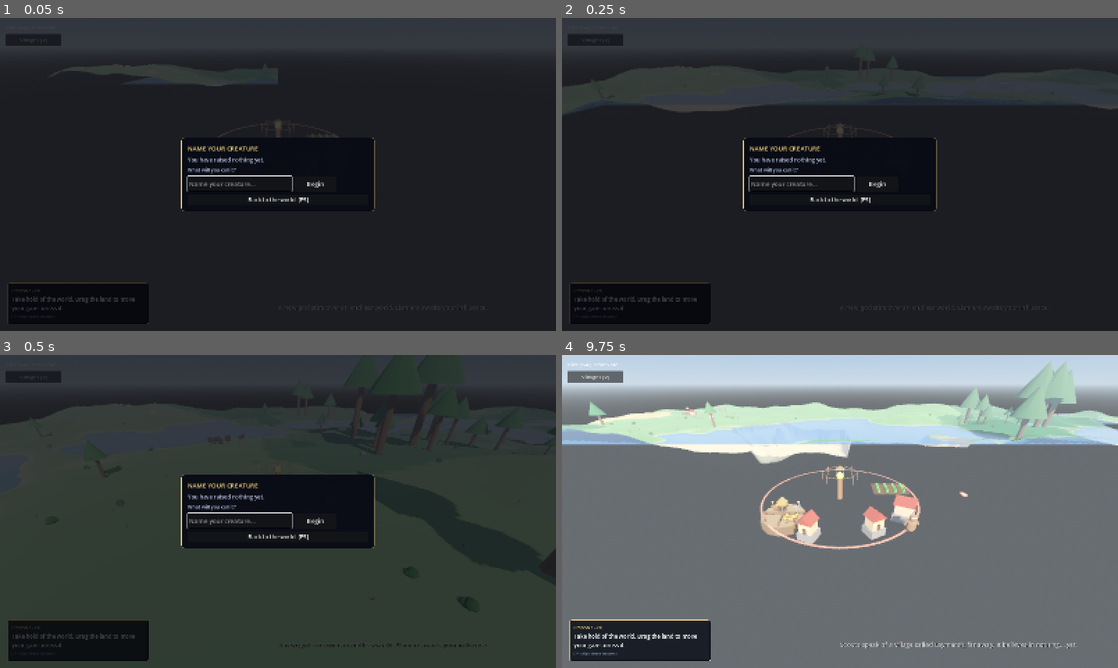
Above: before the commit, frames 1-4 (two rows, left to right).
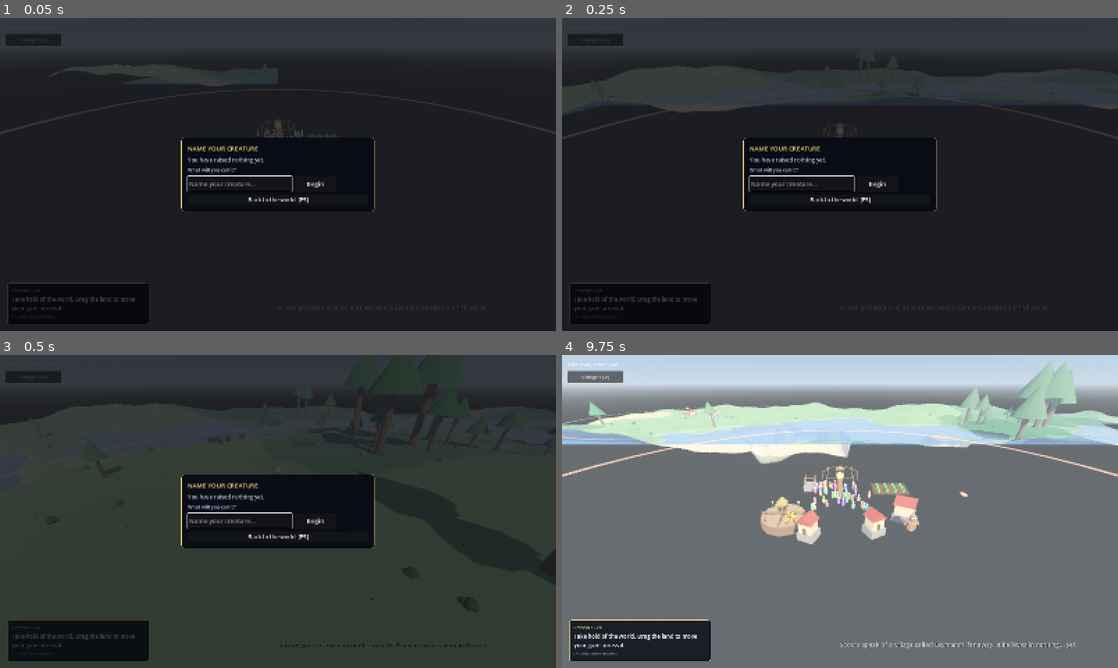
Above: after the commit, the same moments.

Repository: tjloman/tjloman
Game: Godot game, scene res://scenes/main.tscn
Same seed, same stepped clock (60 frames per second), same inputs: the game is played once before the commit and once after it.
Inputs (mouse positions are in pixels of both pictures, inside the frame that each line leads up to):
- Up to frame 1 (0.05 s): no input
- Up to frame 2 (0.25 s): no input
- Up to frame 3 (0.5 s): no input
- Up to frame 4 (9.75 s): click "Begin" at 0.5 s; click "Begin" at 1.25 s; click "Villages [V]" at 2 s; click "Back to the world [F5]" at 2.75 s; tap Enter at 3.5, 5.75, 9.5 s; move the mouse to (962, 495) at 3.52 s; hold Right 3.53-4.25 s; hold S (cam_back) 3.53-4.25 s; click (962, 495) at 3.67 s; drag from (728, 527) to (812, 574) at 4.27 s; tap Space at 5, 8 s; move the mouse to (895, 442) at 5.02 s; hold Right 5.03-5.75 s; hold A (cam_left) 5.03-5.75 s; drag from (812, 574) to (673, 464) at 5.77 s; move the mouse to (1006, 558) at 6.52 s; hold Left 6.53-7.25 s; hold Q (cam_rotate_left) 6.53-7.25 s; drag from (673, 464) to (756, 433) at 7.27 s; move the mouse to (867, 511) at 8.02 s; hold Down 8.03-8.75 s; hold 4 (diet_cannibal) 8.03-8.75 s; click (867, 511) at 8.17 s; drag from (756, 433) to (728, 527) at 8.77 s; move the mouse to (962, 495) at 9.52 s; hold Up from 9.53 s (still down); hold 2 (diet_omnivore) from 9.53 s (still down)

The runs differ from the first frame. In frame 1, 0.3% of the frame differs, in the area x 0-100%, y 22-39%; in frame 2, 0.2%; in frame 3, less than 0.1%; in frame 4, 1.8%, in the area x 0-100%, y 17-63%.
Error before the commit: Parse Error: Identifier "delta" not declared in the current scope. (res://scripts/villager/villager.gd:833)

Commit message:
Fix the load failure, and teach the checker to see it
Three blocks of the villager state machine had been pasted into three
`match state:` blocks that return strings — `_anim_state`, `_status_word`
and `_status_text` — bringing fifty-four uses of a `delta` none of those
functions is handed. The four quiet deeds lifted out of Creature into
CreatureLeisure had kept eight bare members behind them (`energy`,
`rotation`, `_body`, `_cheer_time`, `_last_deed`, `body`, `mood`), which
mean nothing in a static function with no `self`, plus a `GameState` that
a sweep had mangled and two `villager.who.global_position` where a
Villager simply has its own position.

None of this is a syntax error, so gdparse accepted every line of it and
the game would not load. That is the part worth fixing properly:

  * check_undeclared_names flags a bare lowercase name that nothing in
    scope provides, in the two places where scope is CLOSED and can be
    known exactly — every `static func`, and every function of a class
    extending RefCounted or Object. Node instance methods are left alone
    rather than guessed at, because a rule that cries wolf gets ignored.
  * and one rule that runs everywhere: `delta` used by a function that
    was never handed it. Nothing in Godot has a `delta` property, so
    this is always the same mistake — a block of a `_process` moved
    somewhere that has no frame time.

Checked against the real breakage: the second rule reports exactly the
fifty-four lines Godot reported, and the first reports all eight of the
orphaned members.

Co-Authored-By: Claude Opus 5 <noreply@anthropic.com>
Claude-Session: https://claude.ai/code/session_01NqBKfyc5c6bViy6kUi2S7P

Diff:
--- a/scripts/creature/creature_leisure.gd
+++ b/scripts/creature/creature_leisure.gd
@@ -20,7 +20,7 @@
 		return
 	who._apply_gravity_only(delta)
 	who._action_time -= delta
-	who.energy = minf(energy + 1.4 * delta, 100.0)
+	who.energy = minf(who.energy + 1.4 * delta, 100.0)
 	who.body.idle(delta)
 	# It turns its head to whatever is nearby. This is where its opinions of
 	# ordinary things quietly form.
@@ -30,9 +30,9 @@
 		CreatureWatching.observe(who)
 		var about := who._things_around(20.0)
 		if not about.is_empty():
-			who._face(about[randi() % about.size()].who.global_position)
+			who._face(about[randi() % about.size()].global_position)
 	if who._action_time <= 0.0:
-		_last_deed = "lounge"
+		who._last_deed = "lounge"
 		who._finish_choice(0.5 + who.boredom / 300.0)
 
 
@@ -42,11 +42,11 @@
 static func dance(who: Creature, delta: float) -> void:
 	who._apply_gravity_only(delta)
 	who._action_time -= delta
-	rotation.y += delta * 2.4
-	_body.scale.y = 1.0 + sin(Time.get_ticks_msec() / 120.0) * 0.12
-	_cheer_time -= delta
-	if _cheer_time <= 0.0:
-		_cheer_time = 1.0
+	who.rotation.y += delta * 2.4
+	who._body.scale.y = 1.0 + sin(Time.get_ticks_msec() / 120.0) * 0.12
+	who._cheer_time -= delta
+	if who._cheer_time <= 0.0:
+		who._cheer_time = 1.0
 		who._cheer_nearby(18.0, 1.2)
 		var village := CreatureEyes.home_village(who.get_tree())
 		if village != null:
@@ -57,10 +57,10 @@
 			if who._audience(18.0) > 0:
 				village.change_belief(0.35)
 	if who._action_time <= 0.0:
-		_body.scale.y = 1.0
-		body.exert(0.8, 0.4)
+		who._body.scale.y = 1.0
+		who.body.exert(0.8, 0.4)
 		who.boredom = maxf(who.boredom - 30.0, 0.0)
-		_last_deed = "dance"
+		who._last_deed = "dance"
 		# The bigger the crowd, the better it felt. Nobody watching is a
 		# lesson too — it may well decide dancing is not worth the effort.
 		who._finish_choice(0.4 + who._audience(18.0) * 0.35)
@@ -75,7 +75,7 @@
 	var faithful := 0
 	for v in who.get_tree().get_nodes_in_group("villagers"):
 		var villager := v as Villager
-		if not is_instance_valid(villager) or villager.who.global_position \
+		if not is_instance_valid(villager) or villager.global_position \
 				.distance_to(who.global_position) > 22.0:
 			continue
 		if villager.is_worshipping():
@@ -84,12 +84,12 @@
 	if village != null:
 		village.hive.invite("pray", who, who.global_position, 0.9)
 	if faithful > 0:
-		GameCreature.State.add_prayer_power(faithful * 1.6 * delta)
+		GameState.add_prayer_power(faithful * 1.6 * delta)
 		if village != null:
 			village.change_belief(0.22 * delta * faithful)
 	if who._action_time <= 0.0:
-		who.mood = minf(mood + 6.0, 100.0)
-		_last_deed = "pray"
+		who.mood = minf(who.mood + 6.0, 100.0)
+		who._last_deed = "pray"
 		who._finish_choice(0.5 + faithful * 0.4)
 
 
@@ -127,16 +127,16 @@
 	if audience > 0:
 		village.change_belief(0.3 * delta * minf(audience, 6))
 		village.notice(0.4 * delta)
-		_cheer_time -= delta
-		if _cheer_time <= 0.0:
-			_cheer_time = 2.0
+		who._cheer_time -= delta
+		if who._cheer_time <= 0.0:
+			who._cheer_time = 2.0
 			for v in who.get_tree().get_nodes_in_group("villagers"):
 				var villager := v as Villager
-				if is_instance_valid(villager) and villager.who.global_position \
+				if is_instance_valid(villager) and villager.global_position \
 						.distance_to(who.global_position) < 20.0:
 					villager.attend(who.global_position)
 	if who._action_time <= 0.0:
-		_last_deed = "commune"
+		who._last_deed = "commune"
 		who._finish_choice(0.4 + audience * 0.3)
 
 
--- a/scripts/villager/villager.gd
+++ b/scripts/villager/villager.gd
@@ -829,85 +829,8 @@
 		State.DYING: return "dying"
 		State.FALLING: return "fall"
 		State.HAULING: return "carry"
-		State.GO_BUILD_NEST:
-			if _move_toward(_shop_spot, WALK_SPEED * _speed_factor(), delta):
-				_dismount()
-				state = State.BUILDING_NEST
-				_action_time = 26.0
-		State.BUILDING_NEST:
-			_apply_gravity_only(delta)
-			_action_time -= delta
-			_work_noise("hammer", 0.8, delta)
-			if _action_time <= 0.0:
-				CreatureNest.raise_at(village, _shop_spot,
-					get_tree().get_first_node_in_group("creature") as Creature)
-				_shop_spot = Vector3.INF
-				_decide()
-		State.GO_CIRCLE:
-			if village.nest == null or not is_instance_valid(village.nest):
-				_decide()
-			elif _move_toward(_target, WALK_SPEED * _speed_factor(), delta):
-				state = State.CIRCLING
-				_action_time = randf_range(25.0, 50.0)
-		State.CIRCLING:
-			_apply_gravity_only(delta)
-			# Round the fire, facing it. The chant is the village's own noise,
-			# and the prayer it raises is counted by the nest, not by each dancer
-			# — a circle is worth more than the people in it added up.
-			if village.nest != null and is_instance_valid(village.nest):
-				# Round the fire, and facing it. The circle actually turns —
-				# a ring of people standing still is a queue, not a dance.
-				var mid := village.nest.global_position
-				var out := global_position - mid
-				out.y = 0.0
-				global_position = mid + out.rotated(Vector3.UP, delta * 0.45) \
-					+ Vector3(0, global_position.y - mid.y, 0)
-				look_at(Vector3(mid.x, global_position.y, mid.z), Vector3.UP)
-				_work_noise("chant", 0.5, delta)
-			_action_time -= delta
-			if _action_time <= 0.0 or not GameState.is_night():
-				_decide()
-		State.GO_BUILD_SHOP:
-			if _move_toward(_shop_spot, WALK_SPEED * _speed_factor(), delta):
-				_dismount()
-				state = State.BUILDING_SHOP
-				_action_time = 18.0
-		State.BUILDING_SHOP:
-			_apply_gravity_only(delta)
-			_action_time -= delta
-			_work_noise("hammer", 0.8, delta)
-			if _action_time <= 0.0:
-				village.spawn_workshop_at(_shop_kind, _shop_spot)
-				_shop_spot = Vector3.INF
-				_shop_kind = ""
-				_decide()
-		State.GO_WORK:
-			if workshop == null or not is_instance_valid(workshop):
-				workshop = null
-				_decide()
-			elif _move_toward(workshop.post(), WALK_SPEED * _speed_factor(), delta):
-				_dismount()
-				state = State.WORKING
-				_shift_left = Workshop.SHIFT
-				# A STINT, not a life sentence. Long enough to be somewhere and
-				# be seen there, short enough that the town reshuffles as its
-				# needs change rather than posting people for good.
-				_action_time = randf_range(40.0, 70.0)
-		State.WORKING:
-			_apply_gravity_only(delta)
-			if workshop == null or not is_instance_valid(workshop):
-				workshop = null
-				_decide()
-			else:
-				_work_noise("hammer", 0.35, delta)
-				_shift_left -= delta
-				if _shift_left <= 0.0:
-					_shift_left = Workshop.SHIFT
-					workshop.work_shift()
-				_action_time -= delta
-				if _action_time <= 0.0:
-					workshop = null
-					_decide()
+		State.CIRCLING: return "play"
+		State.BUILDING_NEST, State.BUILDING_SHOP, State.WORKING: return "work"
 		State.GO_ARM: return "run"
 		State.FIGHT: return "attack"
 		State.HELD: return "idle"
@@ -2293,85 +2216,10 @@
 		State.GO_BUILD_EDUBBA, State.BUILDING_EDUBBA: return "raising the Edubba"
 		State.GO_FISH, State.FISHING: return "fishing"
 		State.HAULING: return "hauling to the storehouse"
-		State.GO_BUILD_NEST:
-			if _move_toward(_shop_spot, WALK_SPEED * _speed_factor(), delta):
-				_dismount()
-				state = State.BUILDING_NEST
-				_action_time = 26.0
-		State.BUILDING_NEST:
-			_apply_gravity_only(delta)
-			_action_time -= delta
-			_work_noise("hammer", 0.8, delta)
-			if _action_time <= 0.0:
-				CreatureNest.raise_at(village, _shop_spot,
-					get_tree().get_first_node_in_group("creature") as Creature)
-				_shop_spot = Vector3.INF
-				_decide()
-		State.GO_CIRCLE:
-			if village.nest == null or not is_instance_valid(village.nest):
-				_decide()
-			elif _move_toward(_target, WALK_SPEED * _speed_factor(), delta):
-				state = State.CIRCLING
-				_action_time = randf_range(25.0, 50.0)
-		State.CIRCLING:
-			_apply_gravity_only(delta)
-			# Round the fire, facing it. The chant is the village's own noise,
-			# and the prayer it raises is counted by the nest, not by each dancer
-			# — a circle is worth more than the people in it added up.
-			if village.nest != null and is_instance_valid(village.nest):
-				# Round the fire, and facing it. The circle actually turns —
-				# a ring of people standing still is a queue, not a dance.
-				var mid := village.nest.global_position
-				var out := global_position - mid
-				out.y = 0.0
-				global_position = mid + out.rotated(Vector3.UP, delta * 0.45) \
-					+ Vector3(0, global_position.y - mid.y, 0)
-				look_at(Vector3(mid.x, global_position.y, mid.z), Vector3.UP)
-				_work_noise("chant", 0.5, delta)
-			_action_time -= delta
-			if _action_time <= 0.0 or not GameState.is_night():
-				_decide()
-		State.GO_BUILD_SHOP:
-			if _move_toward(_shop_spot, WALK_SPEED * _speed_factor(), delta):
-				_dismount()
-				state = State.BUILDING_SHOP
-				_action_time = 18.0
-		State.BUILDING_SHOP:
-			_apply_gravity_only(delta)
-			_action_time -= delta
-			_work_noise("hammer", 0.8, delta)
-			if _action_time <= 0.0:
-				village.spawn_workshop_at(_shop_kind, _shop_spot)
-				_shop_spot = Vector3.INF
-				_shop_kind = ""
-				_decide()
-		State.GO_WORK:
-			if workshop == null or not is_instance_valid(workshop):
-				workshop = null
-				_decide()
-			elif _move_toward(workshop.post(), WALK_SPEED * _speed_factor(), delta):
-				_dismount()
-				state = State.WORKING
-				_shift_left = Workshop.SHIFT
-				# A STINT, not a life sentence. Long enough to be somewhere and
-				# be seen there, short enough that the town reshuffles as its
-				# needs change rather than posting people for good.
-				_action_time = randf_range(40.0, 70.0)
-		State.WORKING:
-			_apply_gravity_only(delta)
-			if workshop == null or not is_instance_valid(workshop):
-				workshop = null
-				_decide()
-			else:
-				_work_noise("hammer", 0.35, delta)
-				_shift_left -= delta
-				if _shift_left <= 0.0:
-					_shift_left = Workshop.SHIFT
-					workshop.work_shift()
-				_action_time -= delta
-				if _action_time <= 0.0:
-					workshop = null
-					_decide()
+		State.GO_BUILD_NEST, State.BUILDING_NEST: return "raising the creature's nest"
+		State.GO_CIRCLE, State.CIRCLING: return "dancing the circle"
+		State.GO_BUILD_SHOP, State.BUILDING_SHOP: return "raising a workshop"
+		State.GO_WORK, State.WORKING: return "at work"
 		State.GO_ARM: return "running for a weapon"
 		State.FIGHT: return "FIGHTING for their life"
 		State.COURT: return "courting at the totem"
@@ -2400,85 +2248,8 @@
 		State.PREACHING: return "hear me!"
 		State.FISHING: return "fish?"
 		State.HAULING: return "haul"
-		State.GO_BUILD_NEST:
-			if _move_toward(_shop_spot, WALK_SPEED * _speed_factor(), delta):
-				_dismount()
-				state = State.BUILDING_NEST
-				_action_time = 26.0
-		State.BUILDING_NEST:
-			_apply_gravity_only(delta)
-			_action_time -= delta
-			_work_noise("hammer", 0.8, delta)
-			if _action_time <= 0.0:
-				CreatureNest.raise_at(village, _shop_spot,
-					get_tree().get_first_node_in_group("creature") as Creature)
-				_shop_spot = Vector3.INF
-				_decide()
-		State.GO_CIRCLE:
-			if village.nest == null or not is_instance_valid(village.nest):
-				_decide()
-			elif _move_toward(_target, WALK_SPEED * _speed_factor(), delta):
-				state = State.CIRCLING
-				_action_time = randf_range(25.0, 50.0)
-		State.CIRCLING:
-			_apply_gravity_only(delta)
-			# Round the fire, facing it. The chant is the village's own noise,
-			# and the prayer it raises is counted by the nest, not by each dancer
-			# — a circle is worth more than the people in it added up.
-			if village.nest != null and is_instance_valid(village.nest):
-				# Round the fire, and facing it. The circle actually turns —
-				# a ring of people standing still is a queue, not a dance.
-				var mid := village.nest.global_position
-				var out := global_position - mid
-				out.y = 0.0
-				global_position = mid + out.rotated(Vector3.UP, delta * 0.45) \
-					+ Vector3(0, global_position.y - mid.y, 0)
-				look_at(Vector3(mid.x, global_position.y, mid.z), Vector3.UP)
-				_work_noise("chant", 0.5, delta)
-			_action_time -= delta
-			if _action_time <= 0.0 or not GameState.is_night():
-				_decide()
-		State.GO_BUILD_SHOP:
-			if _move_toward(_shop_spot, WALK_SPEED * _speed_factor(), delta):
-				_dismount()
-				state = State.BUILDING_SHOP
-				_action_time = 18.0
-		State.BUILDING_SHOP:
-			_apply_gravity_only(delta)
-			_action_time -= delta
-			_work_noise("hammer", 0.8, delta)
-			if _action_time <= 0.0:
-				village.spawn_workshop_at(_shop_kind, _shop_spot)
-				_shop_spot = Vector3.INF
-				_shop_kind = ""
-				_decide()
-		State.GO_WORK:
-			if workshop == null or not is_instance_valid(workshop):
-				workshop = null
-				_decide()
-			elif _move_toward(workshop.post(), WALK_SPEED * _speed_factor(), delta):
-				_dismount()
-				state = State.WORKING
-				_shift_left = Workshop.SHIFT
-				# A STINT, not a life sentence. Long enough to be somewhere and
-				# be seen there, short enough that the town reshuffles as its
-				# needs change rather than posting people for good.
-				_action_time = randf_range(40.0, 70.0)
-		State.WORKING:
-			_apply_gravity_only(delta)
-			if workshop == null or not is_instance_valid(workshop):
-				workshop = null
-				_decide()
-			else:
-				_work_noise("hammer", 0.35, delta)
-				_shift_left -= delta
-				if _shift_left <= 0.0:
-					_shift_left = Workshop.SHIFT
-					workshop.work_shift()
-				_action_time -= delta
-				if _action_time <= 0.0:
-					workshop = null
-					_decide()
+		State.GO_BUILD_NEST, State.BUILDING_NEST: return "nest"
+		State.GO_CIRCLE, State.CIRCLING: return "dance"
 		State.GO_ARM: return "arms!"
 		State.FIGHT: return "FIGHT!"
 		State.COURT: return "♥"
Not shown, changed: tools/check_calls.py
